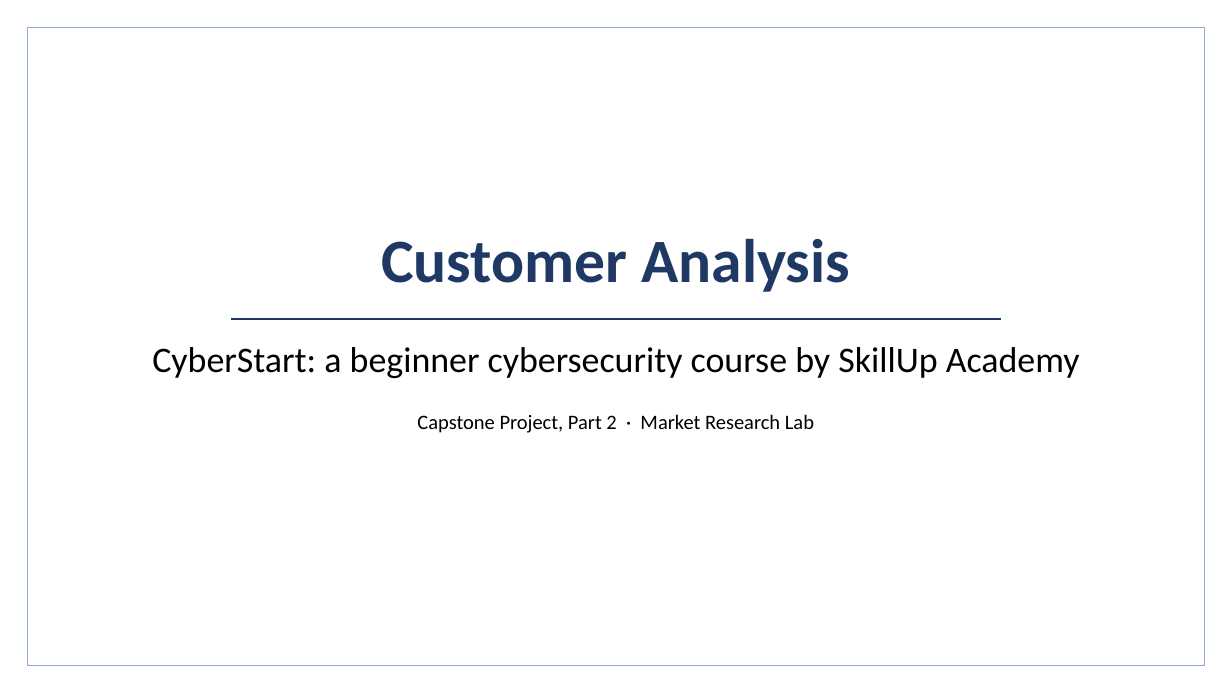
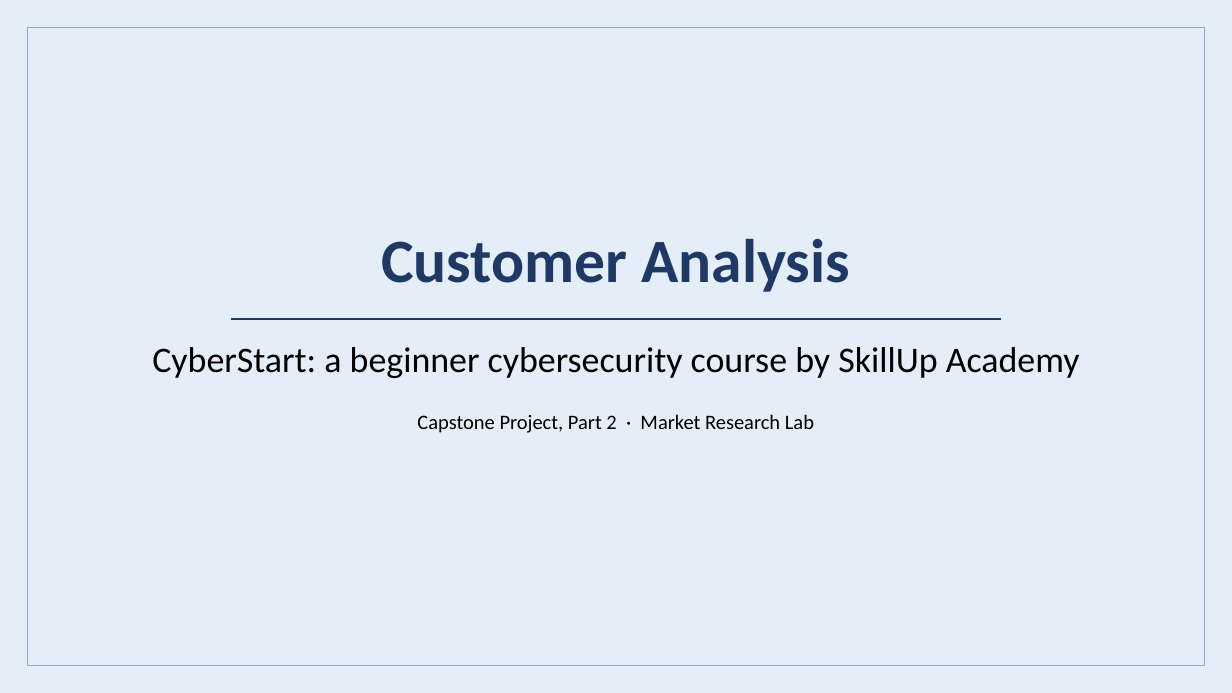
Before and after one commit to BadboyVee/BlackHoleeee, a slide deck: slide 1 of capstone/Customer_Analysis.pptx. Drawn at 1232x693 pixels with LibreOffice and Linux fonts; fonts in the diff are those of the drawing. Boxes give left, top, right and bottom in pixels: in the first picture for what was removed or moved away, otherwise in the second. Text is boxed around its words. In the diff, an @@ line names an element or a change of style, - is before the commit and + after.

```diff
--- a/capstone/Customer_Analysis.pptx
+++ b/capstone/Customer_Analysis.pptx
@@ background #FFFFFF to #E4EEF8 @@
```
Also in this commit, not shown: 2 other files.
